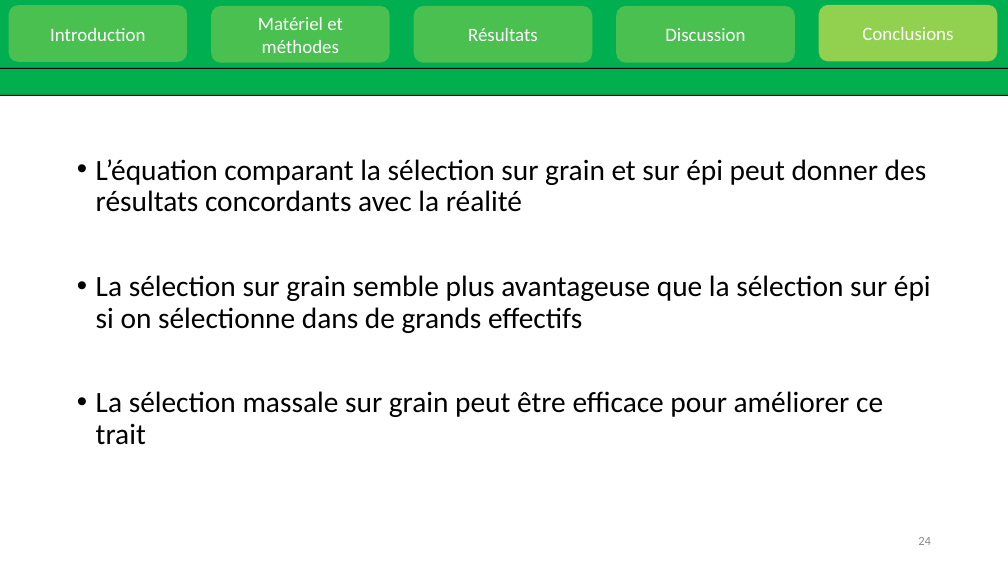
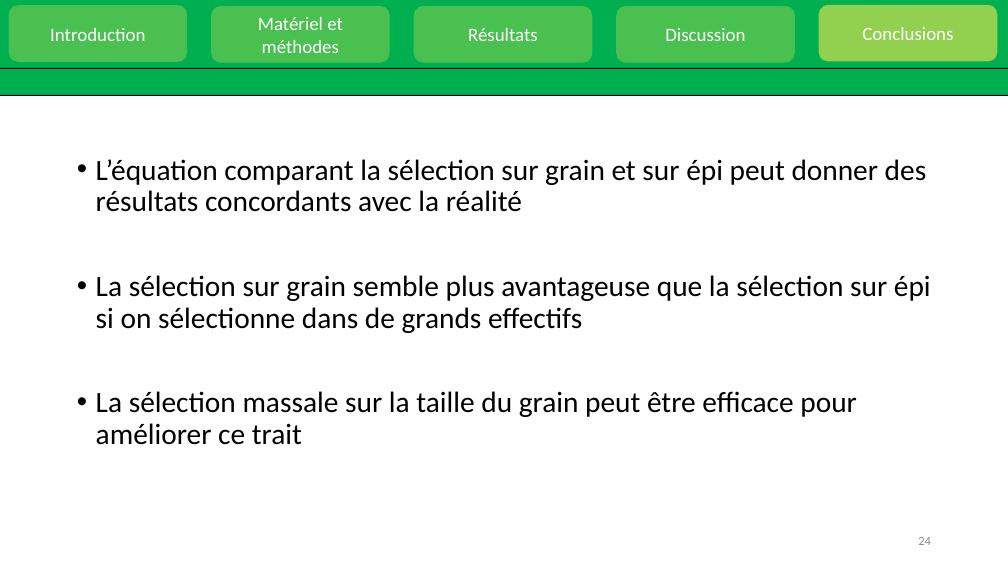
Before and after one commit to martinEcarnot/Stage_CBienvenu_2023, a slide deck: slide 24 of présentation-v1.pptx. Drawn at 1008x567 pixels with LibreOffice and Linux fonts; fonts in the diff are those of the drawing. Boxes give left, top, right and bottom in pixels: in the first picture for what was removed or moved away, otherwise in the second. Text is boxed around its words. In the diff, an @@ line names an element or a change of style, - is before the commit and + after.

```diff
--- a/présentation-v1.pptx
+++ b/présentation-v1.pptx
@@ text at [96,391,857,445]: text changed @@
-• La sélection massale sur grain peut être efficace pour améliorer ce trait
+• La sélection massale sur la taille du grain peut être efficace pour améliorer ce trait
```
Also in this commit, not shown: 8 other slides changed, 1 slide added, 2 other files.
